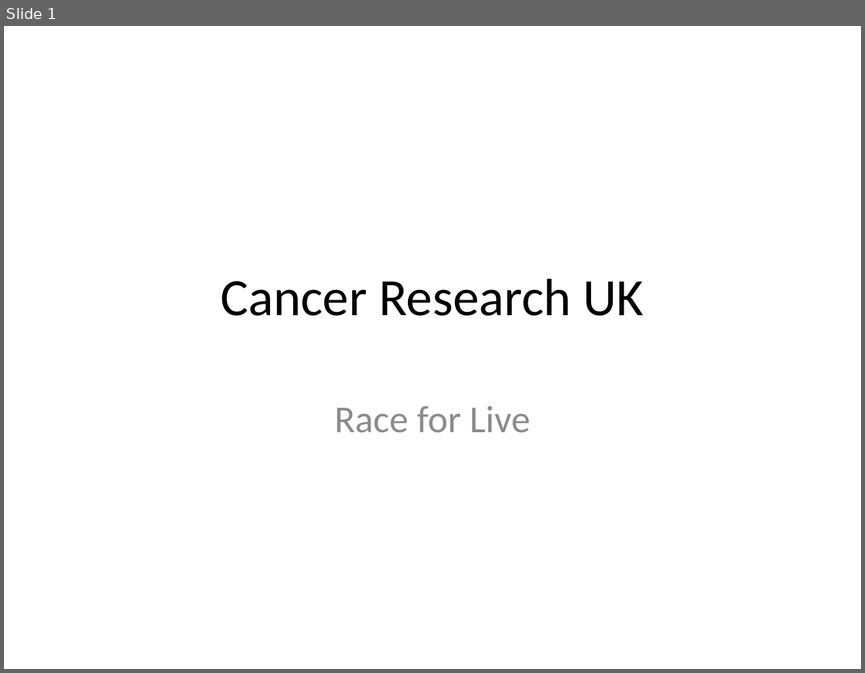
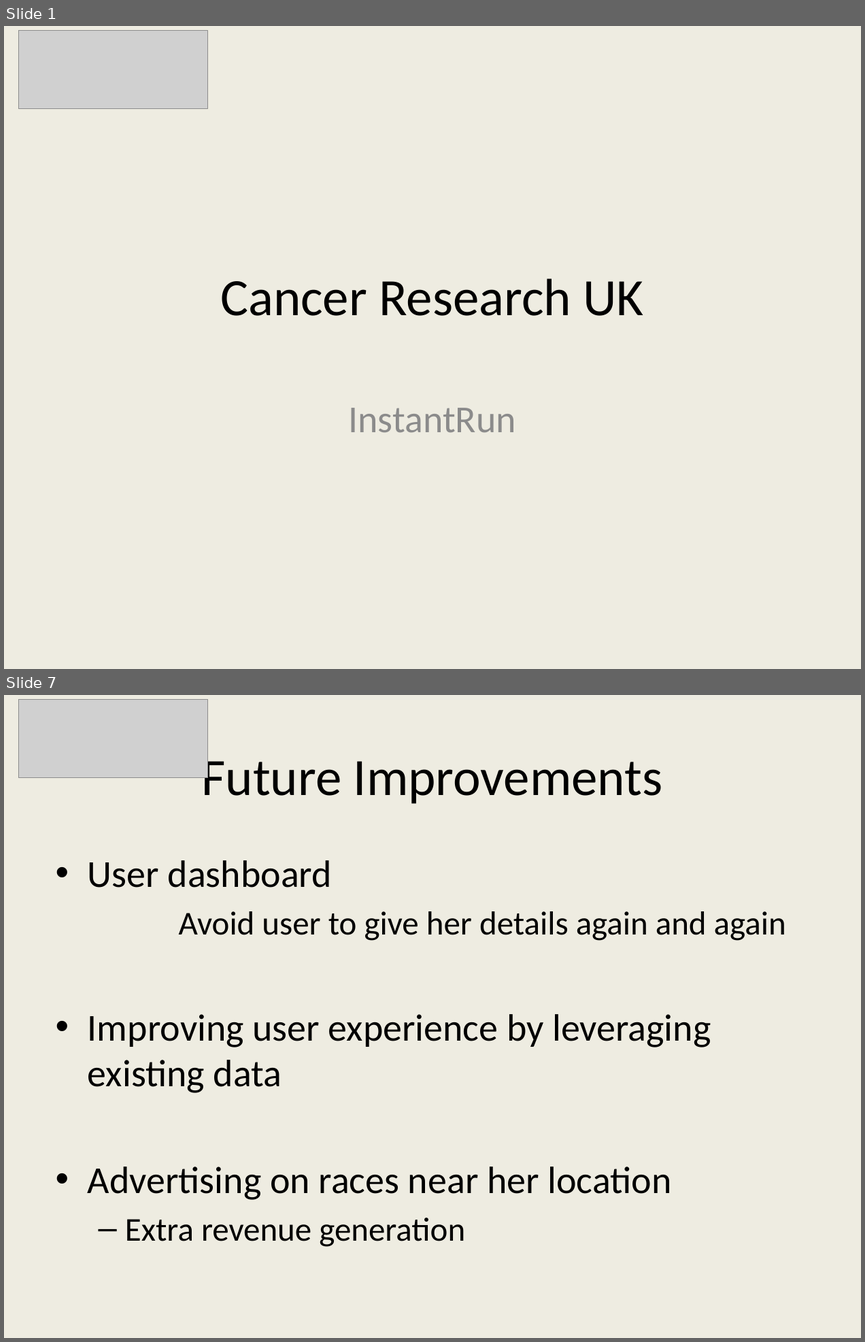
Before and after one commit to shaalin/awsHackathon2014, a slide deck: docs/Architecture.pptx. Shown one above the other, each under a label of ours: slide 1 before the commit, slides 1 and 7 after it; the slides between them are not shown. The pictures are 865x673 and 865x1342 pixels, drawn with LibreOffice and Linux fonts; fonts in the diff are those of the drawing; grey boxes stand for pictures. Boxes give left, top, right and bottom in pixels: in the first picture for what was removed or moved away, otherwise in the second. Text is boxed around its words. In the diff, an @@ line names an element or a change of style, - is before the commit and + after.

```diff
--- a/docs/Architecture.pptx
+++ b/docs/Architecture.pptx
@@ slide 7 added at <box>4,695,861,1338</box>, background #EEECE1 @@
@@ picture added at <box>18,699,208,778</box> @@
@@ title added at <box>201,751,663,804</box>, 44 pt, text #000000 @@
+Future Improvements
@@ text added at <box>88,860,786,1246</box>, 32 pt, text #000000 @@
+• User dashboard
+  Avoid user to give her details again and again
+• Improving user experience by leveraging existing data
+• Advertising on races near her location
+  – Extra revenue generation
@@ slide 1 changed as well @@
@@ background #FFFFFF to #EEECE1 @@
@@ picture added at <box>18,30,208,109</box> @@
@@ subtitle at <box>349,407,516,432</box>: text changed @@
-Race for Live
+InstantRun
```
Also in this commit, not shown: 1 other slide changed, 15 other slides added, 1 slide removed.
